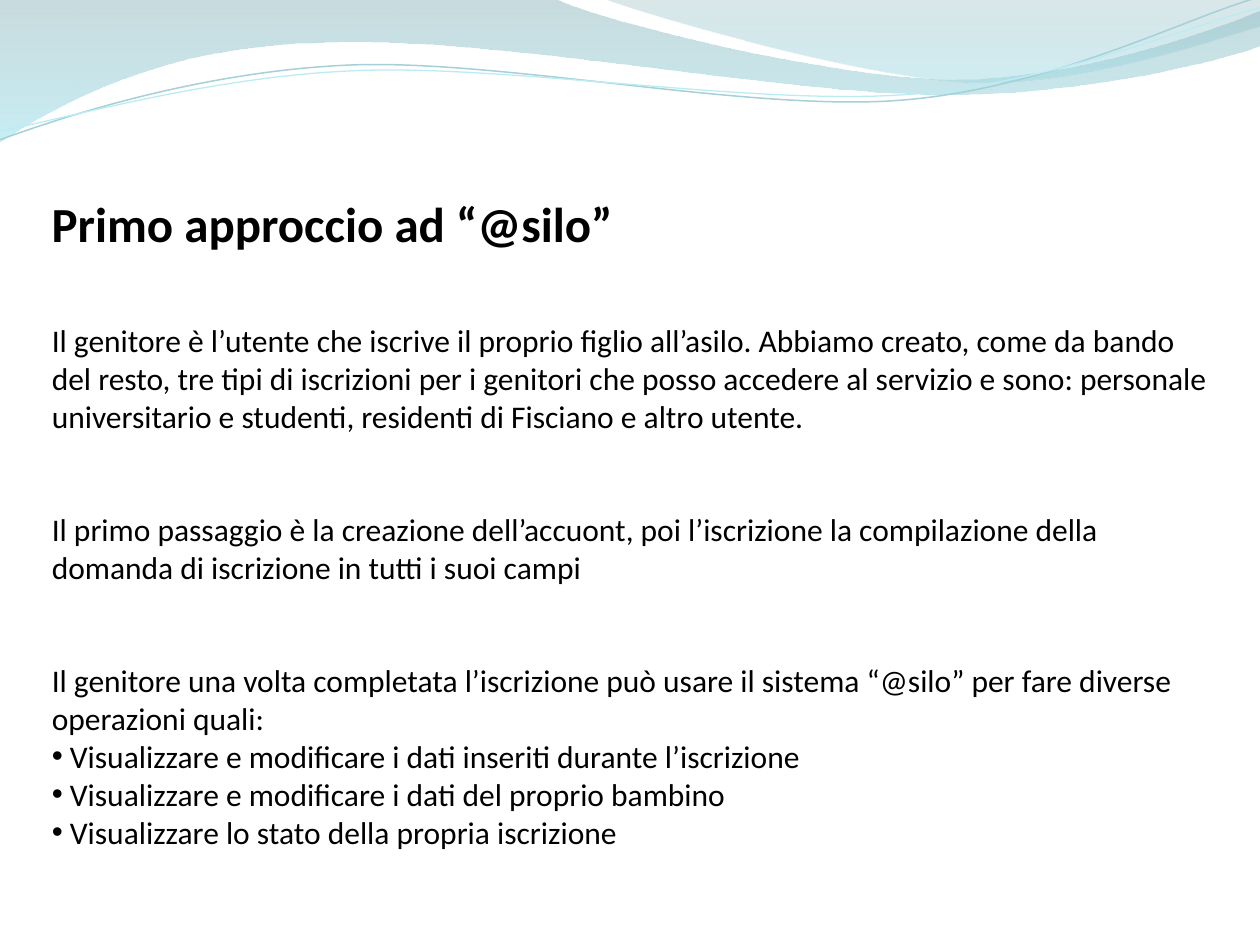
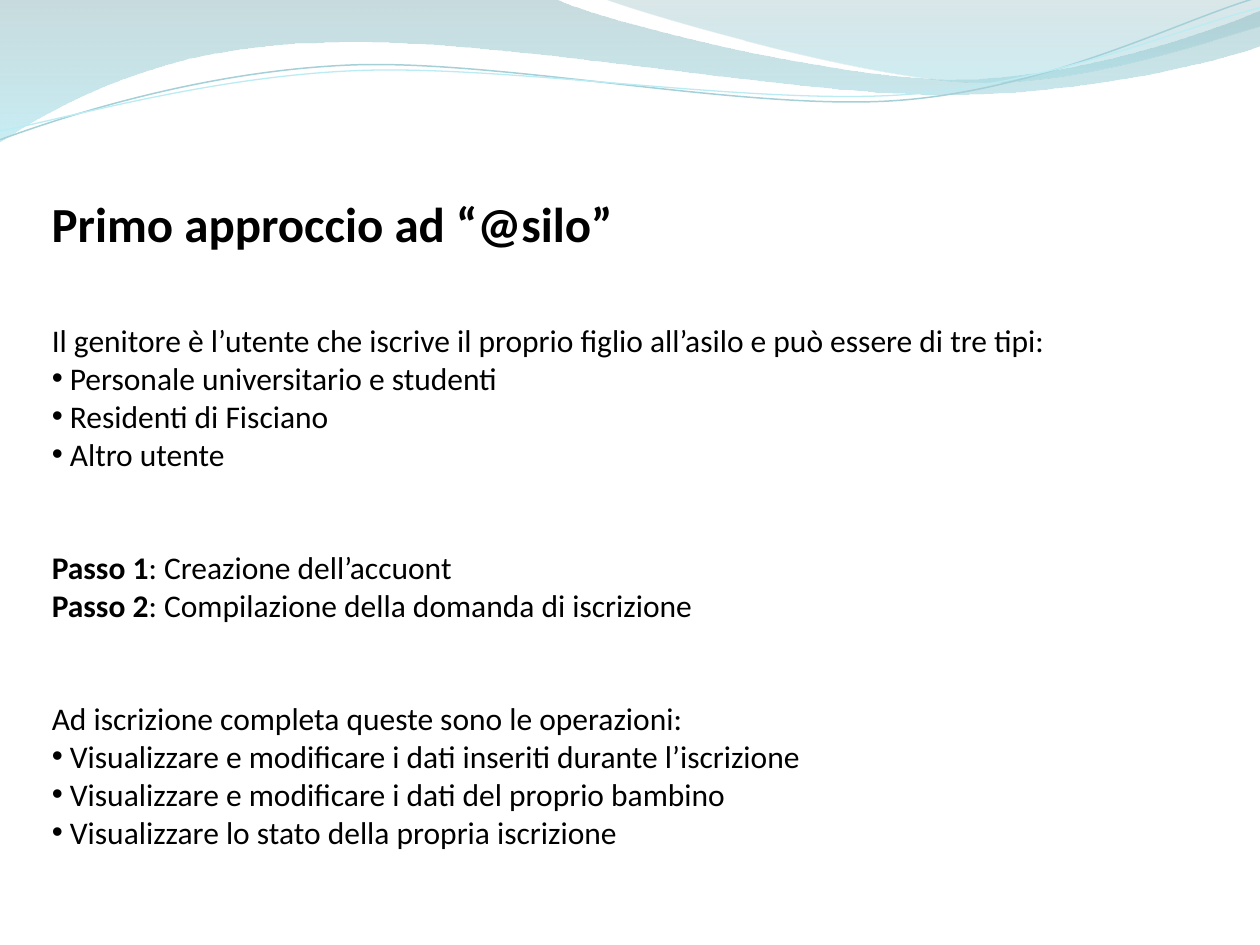
Before and after one commit to ammirate/at-silo, a slide deck: slide 11 of Presentazione/Atsilo1/Barba/Atsilo_A_PresentazioneAntonio Barba.pptx. Drawn at 1260x945 pixels with LibreOffice and Linux fonts; fonts in the diff are those of the drawing. Boxes give left, top, right and bottom in pixels: in the first picture for what was removed or moved away, otherwise in the second. Text is boxed around its words. In the diff, an @@ line names an element or a change of style, - is before the commit and + after.

Commit message:
Presentazione completa

```diff
--- a/Presentazione/Atsilo1/Barba/Atsilo_A_PresentazioneAntonio Barba.pptx
+++ b/Presentazione/Atsilo1/Barba/Atsilo_A_PresentazioneAntonio Barba.pptx
@@ text at [52, 330, 1044, 735]: text changed @@
-Il genitore è l’utente che iscrive il proprio figlio all’asilo. Abbiamo creato, come da bando del resto, tre tipi di iscrizioni per i genitori che posso accedere al servizio e sono: personale universitario e studenti, residenti di Fisciano e altro utente.
-Il primo passaggio è la creazione dell’accuont, poi l’iscrizione la compilazione della domanda di iscrizione in tutti i suoi campi
-Il genitore una volta completata l’iscrizione può usare il sistema “@silo” per fare diverse operazioni quali:
+Il genitore è l’utente che iscrive il proprio figlio all’asilo e può essere di tre tipi:
+• Personale universitario e studenti
+• Residenti di Fisciano
+• Altro utente
+Passo 1: Creazione dell’accuont
+Passo 2: Compilazione della domanda di iscrizione
+Ad iscrizione completa queste sono le operazioni:
```
Also in this commit, not shown: 4 other slides changed.
